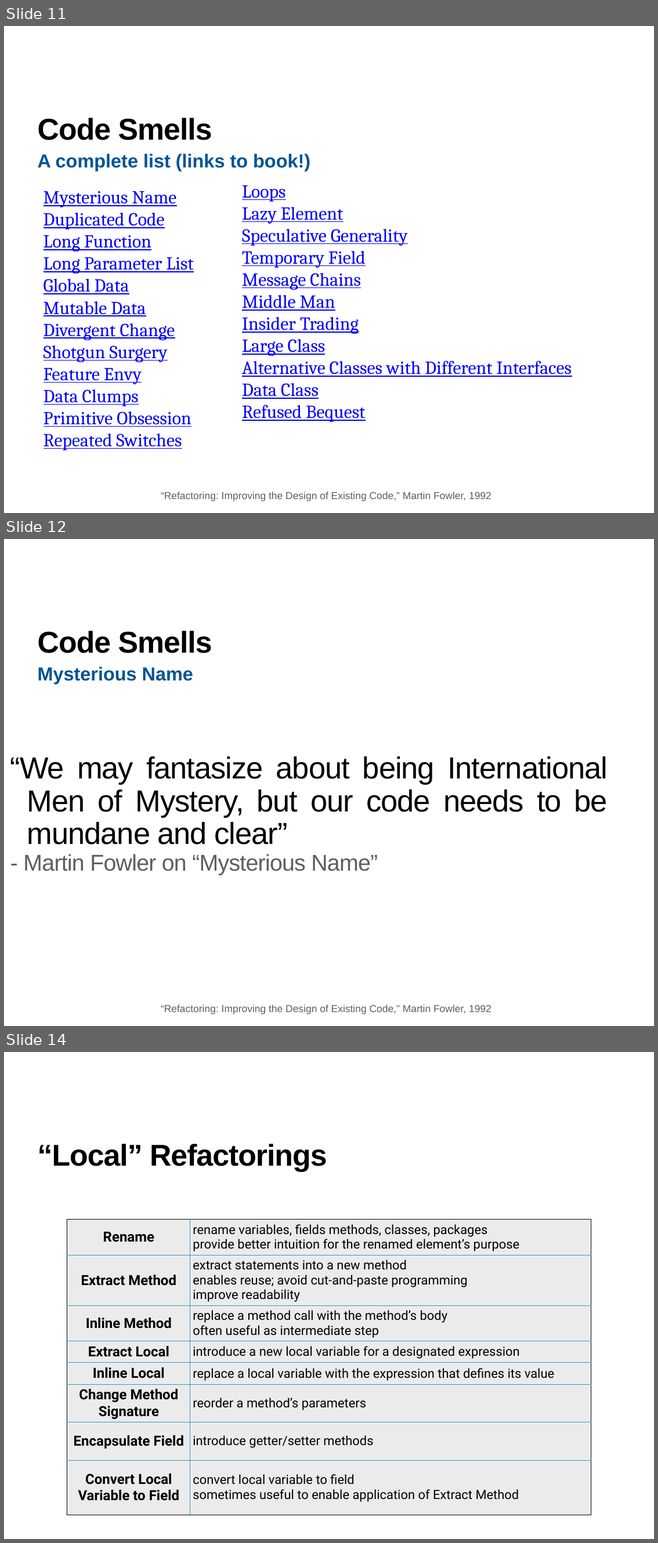
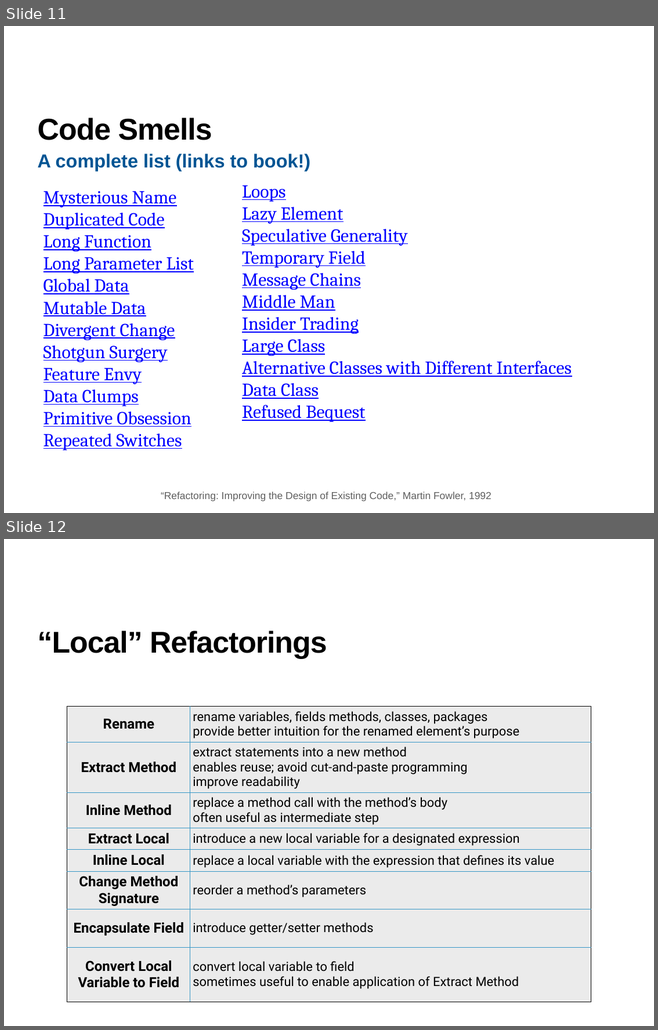
Before and after one commit to neu-se/CS4530-Spring-2022, a slide deck: Slides/Lesson 11 Refactoring, Code Smells and Technical Debt.pptx. Shown one above the other, each under a label of ours: slides 11, 12 and 14 before the commit, slides 11 and 12 after it; the slides between them are not shown. The pictures are 658x1543 and 658x1030 pixels, drawn with LibreOffice and Linux fonts; fonts in the diff are those of the drawing. Boxes give left, top, right and bottom in pixels: in the first picture for what was removed or moved away, otherwise in the second. Text is boxed around its words. In the diff, an @@ line names an element or a change of style, - is before the commit and + after.

Commit message:
removed two slides for code smells.

```diff
--- a/Slides/Lesson 11 Refactoring, Code Smells and Technical Debt.pptx
+++ b/Slides/Lesson 11 Refactoring, Code Smells and Technical Debt.pptx
@@ slide 12 removed at [4, 539, 654, 1026], background #FFFFFF @@
@@ title removed at [38, 631, 212, 653] @@
-Code Smells
@@ text removed at [38, 667, 193, 684] @@
-Mysterious Name
@@ text removed at [10, 756, 607, 875] @@
-“We may fantasize about being International Men of Mystery, but our code needs to be mundane and clear”
-- Martin Fowler on “Mysterious Name”
@@ text removed at [161, 1005, 491, 1015] @@
-“Refactoring: Improving the Design of Existing Code,” Martin Fowler, 1992
@@ what was slide 14 is now slide 12 @@
```
Also in this commit, not shown: 1 other slide removed, 1 other file.
